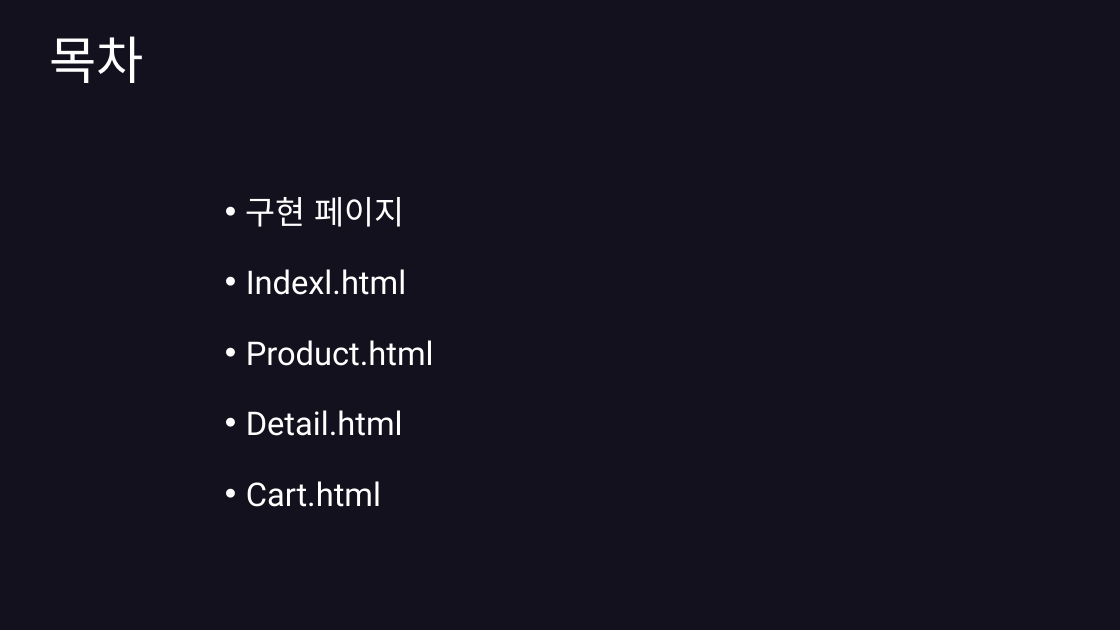
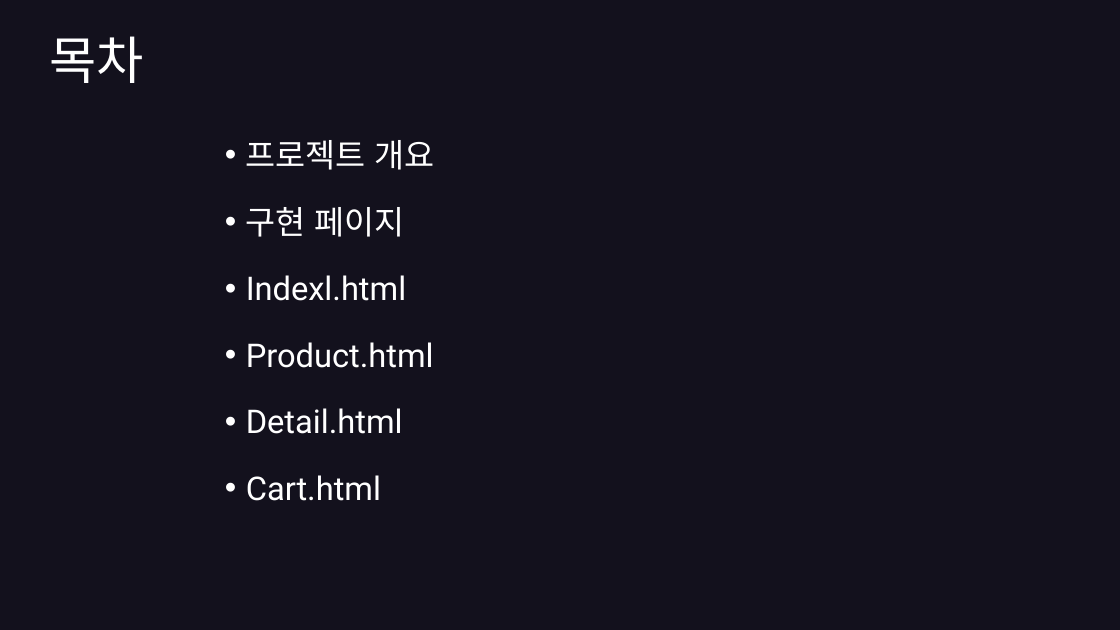
Before and after one commit to hyunkyumlee/FrontProject, a slide deck: slide 2 of 발표 자료/푸마_발표ppt.pptx. Drawn at 1120x630 pixels with LibreOffice and Linux fonts; fonts in the diff are those of the drawing. Boxes give left, top, right and bottom in pixels: in the first picture for what was removed or moved away, otherwise in the second. Text is boxed around its words. In the diff, an @@ line names an element or a change of style, - is before the commit and + after.

```diff
--- a/발표 자료/푸마_발표ppt.pptx
+++ b/발표 자료/푸마_발표ppt.pptx
@@ text "프로젝트 개요": place and size @@
-text "프로젝트 개요" at <box>246,197,434,507</box>
+text "프로젝트 개요" at <box>246,140,435,501</box>
@@ text at <box>246,140,435,170</box>: paragraph added @@
+• 프로젝트 개요
@@ text at <box>246,207,434,501</box>: line spacing 1.5 to 1.4 @@
```
Also in this commit, not shown: 1 other slide changed, 2 slides added.
